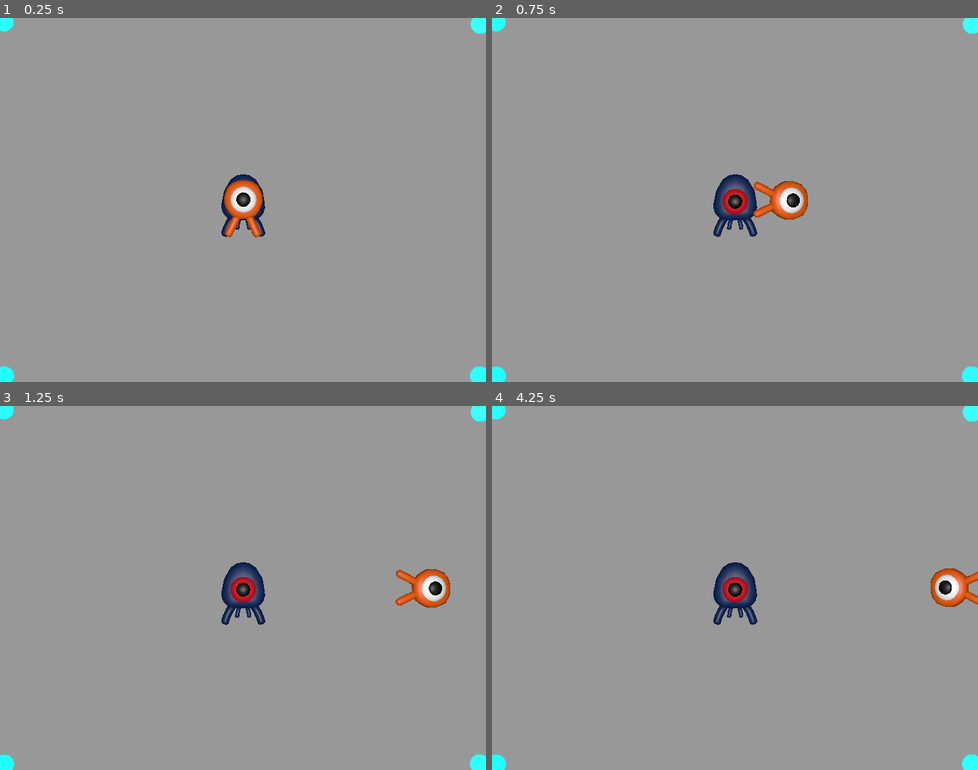
Above: before the commit, frames 1-4 (two rows, left to right).
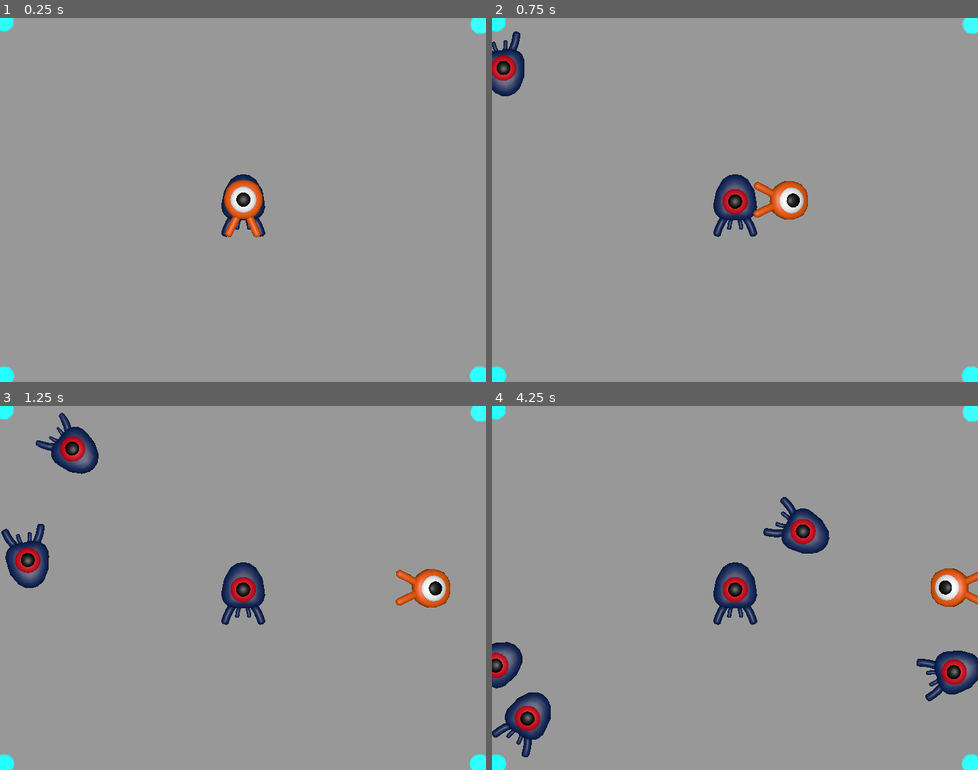
Above: after the commit, the same moments.

Repository: HarenDev/RandomRepos
Game: Godot game, scene res://scenes/main.tscn
The game is run twice, just before and just after one commit, with the same random seed, the same clock (stepped at 60 frames per second) and the same inputs.
Inputs:
- Up to frame 1 (0.25 s): no input
- Up to frame 2 (0.75 s): tap Enter at 0.5 s; hold D (move_right) from 0.53 s (still down); tap Space (jump) at 0.6 s
- Up to frame 3 (1.25 s): keep holding D (move_right); tap Space (jump) at 0.77, 1.07 s
- Up to frame 4 (4.25 s): release D (move_right) at 1.28 s; hold S (move_back) 1.28-2.03 s; tap Space (jump) at 1.35, 1.52, 1.82, 2.1, 2.85, 3.02, 3.32, 3.6, 3.77, 4.07 s; hold D (move_right) 2.03-2.78 s; hold W (move_forward) 2.78-3.53 s; hold A (move_left) from 3.53 s (still down)

Frame 1 is identical in both runs. In frame 2, 0.9% of the frame differs, in the area x 0-58%, y 3-53%; in frame 3, 2.2%; in frame 4, 4.0%, in the area x 0-100%, y 25-97%.

Commit message:
Godor

Diff:
--- a/Godot3D/project.godot
+++ b/Godot3D/project.godot
@@ -53,6 +53,12 @@
 ]
 }
 
+[layer_names]
+
+3d_physics/layer_1="player"
+3d_physics/layer_2="enemies"
+3d_physics/layer_3="world"
+
 [rendering]
 
 quality/driver/driver_name="GLES2"
--- a/Godot3D/scenes/main.gd
+++ b/Godot3D/scenes/main.gd
@@ -1,3 +1,15 @@
 extends Node
 
 @export var mob_scene: PackedScene
+
+func _on_mob_timer_timeout():
+	var mob = mob_scene.instantiate()
+
+	var mob_spawn_location = get_node("SpawnPath/SpawnLocation")
+
+	mob_spawn_location.progress_ratio = randf()
+
+	var player_position = $Player.position
+	mob.initialize(mob_spawn_location.position, player_position)
+
+	add_child(mob)
--- a/Godot3D/scenes/main.tscn
+++ b/Godot3D/scenes/main.tscn
@@ -49,10 +49,12 @@
 curve = SubResource("Curve3D_ej2ey")
 
 [node name="SpawnLocation" type="PathFollow3D" parent="SpawnPath"]
-transform = Transform3D(-0.999998, 0, 0.00180498, 0, 1, 0, -0.00180498, 0, -0.999998, -12.4296, 0, -9.28362)
+transform = Transform3D(-0.999998, 0, 0.00180689, 0, 1, 0, -0.00180689, 0, -0.999998, -12.4296, 0, -9.28362)
 
 [node name="Ground" type="StaticBody3D" parent="."]
 transform = Transform3D(1, 0, 0, 0, 1, 0, 0, 0, 1, 0, -1, 0)
+collision_layer = 4
+collision_mask = 0
 
 [node name="CollisionShape3D" type="CollisionShape3D" parent="Ground"]
 shape = SubResource("BoxShape3D_s3x6t")
@@ -85,8 +87,11 @@
 
 [node name="Player" parent="." instance=ExtResource("1_8jqle")]
 transform = Transform3D(1, 0, 0, 0, 1, 0, 0, 0, 1, 0, 0, 0)
+collision_mask = 6
 
-[node name="Mobs" parent="." instance=ExtResource("2_agvu4")]
+[node name="Mobs" parent="." groups=["mob"] instance=ExtResource("2_agvu4")]
+collision_layer = 2
+collision_mask = 0
 
 [node name="CameraPivot" type="Marker3D" parent="."]
 transform = Transform3D(1, 0, 0, 0, -4.37114e-08, 1, 0, -1, -4.37114e-08, 0, 1000, 0)
@@ -96,3 +101,9 @@
 projection = 1
 fov = 90.0
 size = 19.0
+
+[node name="MobTimer" type="Timer" parent="."]
+wait_time = 0.5
+autostart = true
+
+[connection signal="timeout" from="MobTimer" to="." method="_on_mob_timer_timeout"]
--- a/Godot3D/scripts/player.gd
+++ b/Godot3D/scripts/player.gd
@@ -6,10 +6,18 @@
 #downward acceleration when in the air, in meters per second squared
 @export var fall_acceleration = 75
 
+#...
+# Vertical impulse applied to the character upon jumping in meters per second.
+@export var jump_impulse = 20
+
 # 3D Vector combining speed with a direction
 var target_velocity = Vector3.ZERO
 
 func _physics_process(delta):
+
+	if is_on_floor() and Input.is_action_just_pressed("jump"):
+		target_velocity.y = jump_impulse
+
 	#local variable that stores input direction
 	var direction = Vector3.ZERO
 
